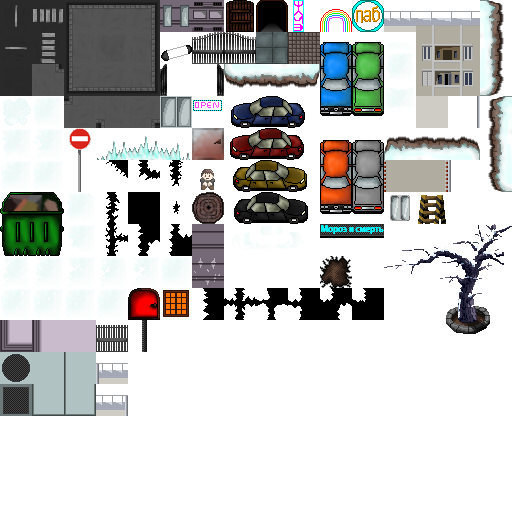
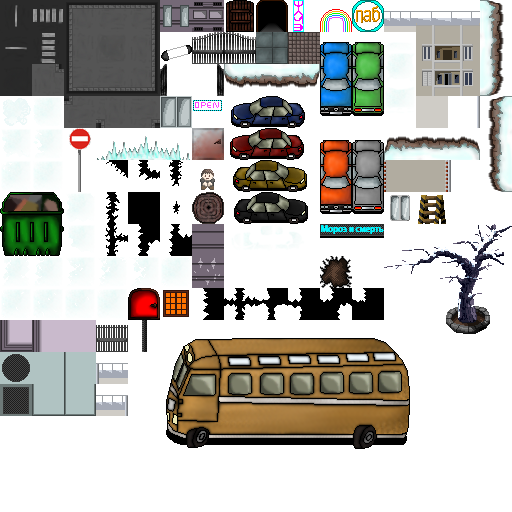
Comparing the layer stacks of the two (512, 512) images. Changes:
added layer "Calque 7" above "Мороз и смерть copie 3" over (166, 338, 410, 449)
painted on "Мороз и смерть copie 3" over (477, 96, 480, 128)
